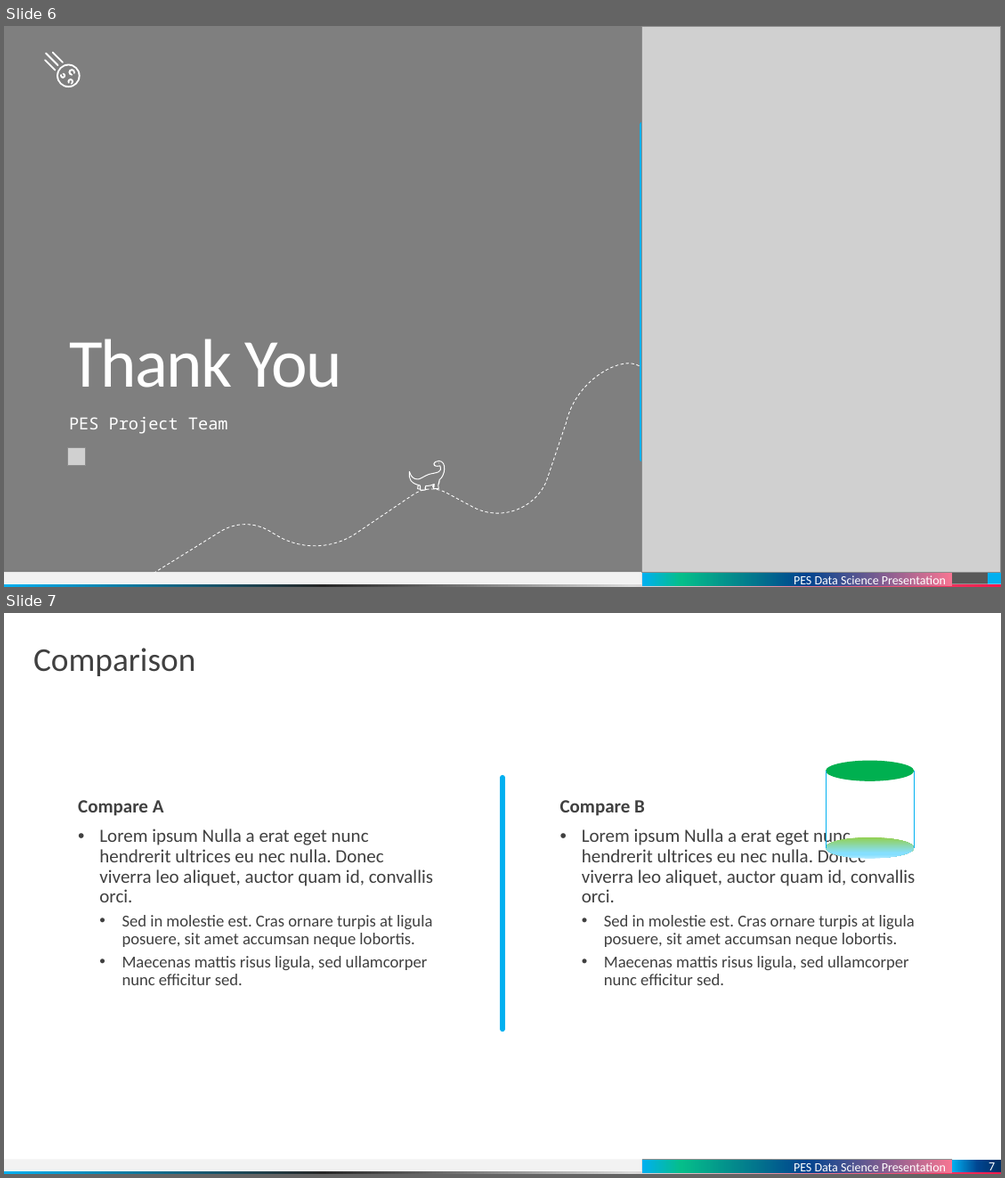
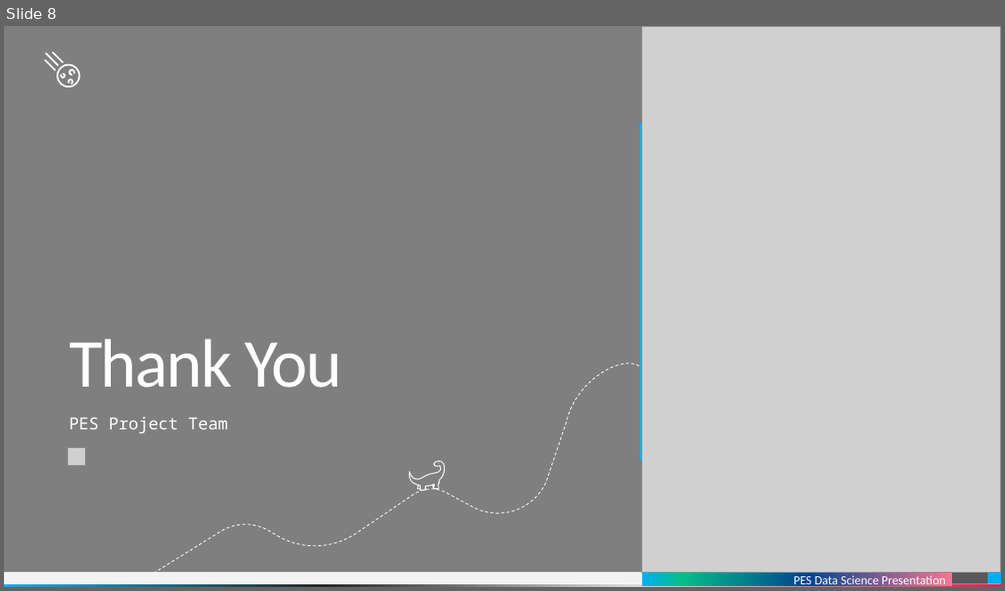
Before and after one commit to dinuthomas/pesmtech, a slide deck: presentation/medicine.pptx. Shown one above the other, each under a label of ours: slides 6 and 7 before the commit, slide 8 after it. The pictures are 1005x1178 and 1005x591 pixels, drawn with LibreOffice and Linux fonts; fonts in the diff are those of the drawing; grey boxes stand for pictures; background and template pictures are left out. Boxes give left, top, right and bottom in pixels: in the first picture for what was removed or moved away, otherwise in the second. Text is boxed around its words. In the diff, an @@ line names an element or a change of style, - is before the commit and + after.

```diff
--- a/presentation/medicine.pptx
+++ b/presentation/medicine.pptx
@@ slide 7 removed at (4,613,1001,1174), background #FFFFFF; not listed: 3 template elements that a slide beside it also shows @@
@@ title removed at (33,648,195,676) @@
-Comparison
@@ group removed at (825,761,914,859): 2 ellipses, 2 lines @@
@@ line removed from (502, 778) to (502, 1029) @@
@@ text removed at (78,800,164,816) @@
-Compare A
@@ text removed at (560,800,645,816) @@
-Compare B
@@ text removed at (99,828,433,985) @@
-• Lorem ipsum Nulla a erat eget nunc hendrerit ultrices eu nec nulla. Donec viverra leo aliquet, auctor quam id, convallis orci.
-  • Sed in molestie est. Cras ornare turpis at ligula posuere, sit amet accumsan neque lobortis.
-  • Maecenas mattis risus ligula, sed ullamcorper nunc efficitur sed.
@@ text removed at (582,827,914,985) @@
-• Lorem ipsum Nulla a erat eget nunc hendrerit ultrices eu nec nulla. Donec viverra leo aliquet, auctor quam id, convallis orci.
-  • Sed in molestie est. Cras ornare turpis at ligula posuere, sit amet accumsan neque lobortis.
-  • Maecenas mattis risus ligula, sed ullamcorper nunc efficitur sed.
@@ rectangle removed at (643,1160,952,1173) @@
-PES Data Science Presentation
@@ page number removed at (952,1159,1001,1172) @@
-7
@@ what was slide 6 is now slide 8 @@
```
Also in this commit, not shown: 2 slides added, 7 other slides removed.
